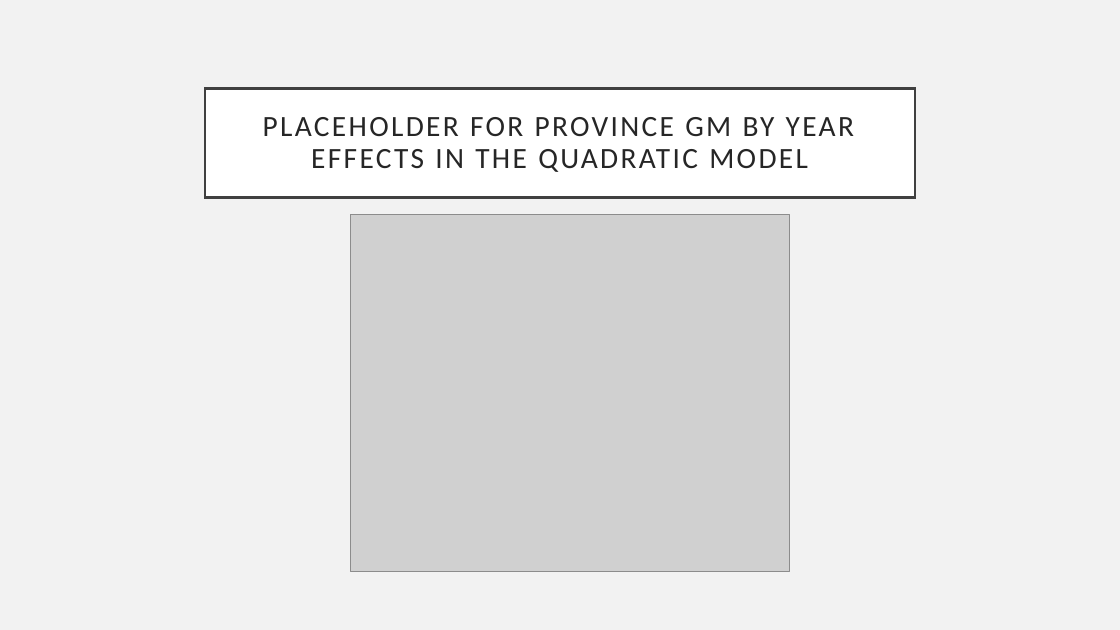
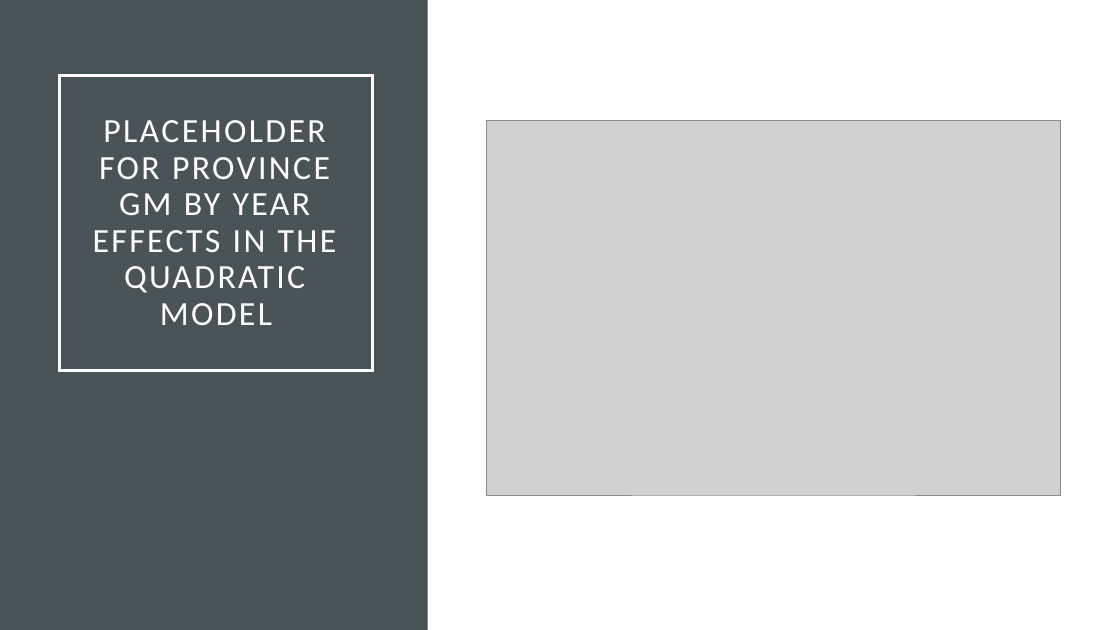
Before and after one commit to cfcooper/maize, a slide deck: slide 13 of SA_maize_AAEA2021.pptx. Drawn at 1120x630 pixels with LibreOffice and Linux fonts; fonts in the diff are those of the drawing; grey boxes stand for pictures. Boxes give left, top, right and bottom in pixels: in the first picture for what was removed or moved away, otherwise in the second. Text is boxed around its words. In the diff, an @@ line names an element or a change of style, - is before the commit and + after.

```diff
--- a/SA_maize_AAEA2021.pptx
+++ b/SA_maize_AAEA2021.pptx
@@ background #F2F2F2 to #FFFFFF @@
@@ rectangle added at (x1=0, y1=0, x2=428, y2=630), fill #4A5356 @@
@@ title "PLACEHOLDER FOR PROVINCE GM BY ..." resized from (x1=205, y1=88, x2=915, y2=197) to (x1=59, y1=76, x2=373, y2=371) @@
@@ title "PLACEHOLDER FOR PROVINCE GM BY ..." at (x1=59, y1=76, x2=373, y2=371): size 25.2 to 29 pt, text colour #262626 to #FFFFFF; fill #FFFFFF to none; outline #404040 2.5 pt to #FFFFFF 2.5 pt @@
@@ picture added at (x1=486, y1=120, x2=1061, y2=495) @@
@@ picture removed at (x1=350, y1=214, x2=790, y2=571) @@
```
Also in this commit, not shown: 1 slide added, 1 slide removed, 1 other file.
